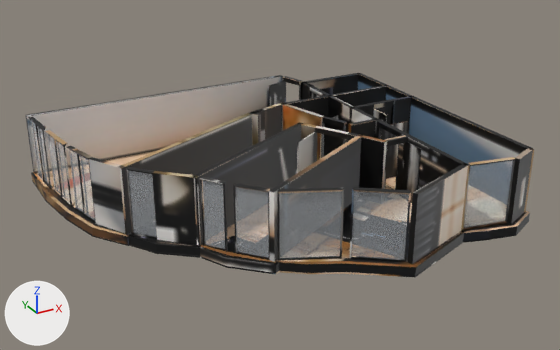
The glTF model _bake/glb/ortak-12/model.glb: old version first, new version second.
Camera for both pictures: a 50 mm lens placed at (-11.58, -21.64, 11.55), pointed at (0.21, -0.2, 0.82). The axes (+X, +Y, +Z) are drawn at lower left. The lights are the same throughout. The first picture is the older version. Where no turn or scale is listed for an object, it has been applied to the vertices. Vertices at exactly the same position are counted once.
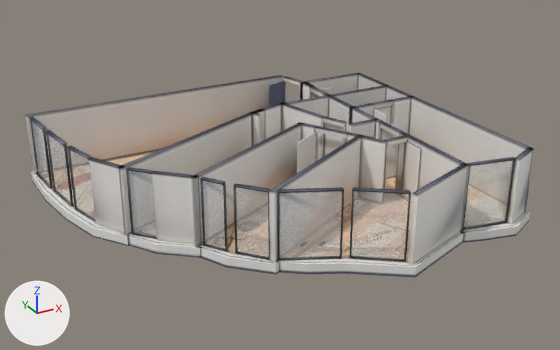
Patch to the scene script:
```diff
--- a/_bake/glb/ortak-12/model.glb.py
+++ b/_bake/glb/ortak-12/model.glb.py
@@ mat_baked @@
 n3 = _N.new('ShaderNodeMapping'); n3.name = 'Mapping'
-n3.inputs[1].default_value = (0.00137, -14.92, 0.0)  # 'Location'
-n3.inputs[3].default_value = (15.96, 15.92, 1.0)  # 'Scale'
+n3.inputs[1].default_value = (0.00132, -14.96, 0.0)  # 'Location'
+n3.inputs[3].default_value = (15.91, 15.96, 1.0)  # 'Scale'
 n4 = _N.new('ShaderNodeUVMap'); n4.name = 'UV Map'
@@ me_mesh_0 @@
 # used by ob_mesh_0; location = (-6.89, 6.24, -0.36)
-me_mesh_0.from_pydata(...)  # 2407 vertices, 4196 faces; spans x 0.0..13.85, y -12.54..0.0, z 0.0..2.62
+me_mesh_0.from_pydata(...)  # 2287 vertices, 3980 faces; spans x 0.0..13.85, y -12.54..0.0, z 0.0..2.62
+# me_mesh_0 part 1: the loose piece of 8 vertices spanning x 0.19..0.24, y -1.18..-1.13, z 0.36..2.61 is scaled about its middle by (1.72, 0.996, 1), then moved by (-0.03, 0.68, 0.0)
+# me_mesh_0 part 2: the loose piece of 8 vertices spanning x 0.27..0.31, y -1.25..-1.2, z 0.36..2.61 is scaled about its middle by (1.73, 1, 1), then moved by (0.03, -0.68, 0.0)
+# me_mesh_0 part 3: the loose piece of 8 vertices spanning x 0.41..0.46, y -2.93..-2.88, z 0.36..2.61 is scaled about its middle by (1.75, 1.02, 1), then moved by (-0.06, 0.74, 0.0)
+# me_mesh_0 part 4: the loose piece of 8 vertices spanning x 0.49..0.54, y -3.0..-2.95, z 0.36..2.61 is scaled about its middle by (1.72, 0.992, 1), then moved by (0.06, -0.74, 0.0)
+# me_mesh_0 part 5: the loose piece of 8 vertices spanning x 0.73..0.78, y -4.62..-4.56, z 0.36..2.61 is scaled about its middle by (1.7, 1.03, 1), then moved by (-0.12, 0.62, 0.0)
+# me_mesh_0 part 6: 6 loose pieces with 120 vertices, spanning x 0.2..0.95, y -5.28..-0.47, z 0.36..2.61, are deleted
+# me_mesh_0 part 7: 3385 kept faces spanning x 0.0..13.85, y -12.54..0.0, z 0.0..2.62 get new texture (UV) coordinates
+# other edits to the shape of me_mesh_0 do not show in these pictures
 me_mesh_0.materials.append(mat_baked)
```

What differs and where, as boxes [x1, y1, x2, y2] in the pictures (560 x 350 px; the box of a moved part takes in the faces that stretch with it):
'Mesh_0', surface changed, reshaped (lighter): [26, 73, 534, 277] in both
part 1 of me_mesh_0, moved or reshaped: before [35, 124, 44, 180]; after [30, 120, 38, 175]
part 2 of me_mesh_0, moved or reshaped (not visible before): after [43, 129, 53, 189]
part 3 of me_mesh_0, moved or reshaped: before [54, 139, 63, 197]; after [46, 133, 55, 190]
part 4 of me_mesh_0, moved or reshaped (not visible before): after [64, 144, 74, 207]
part 5 of me_mesh_0, moved or reshaped: before [77, 154, 86, 214]; after [68, 149, 76, 208]
part 6 of me_mesh_0, deleted: before [41, 129, 96, 223]
part 7 of me_mesh_0, surface changed (lighter): [26, 73, 534, 277] in both
